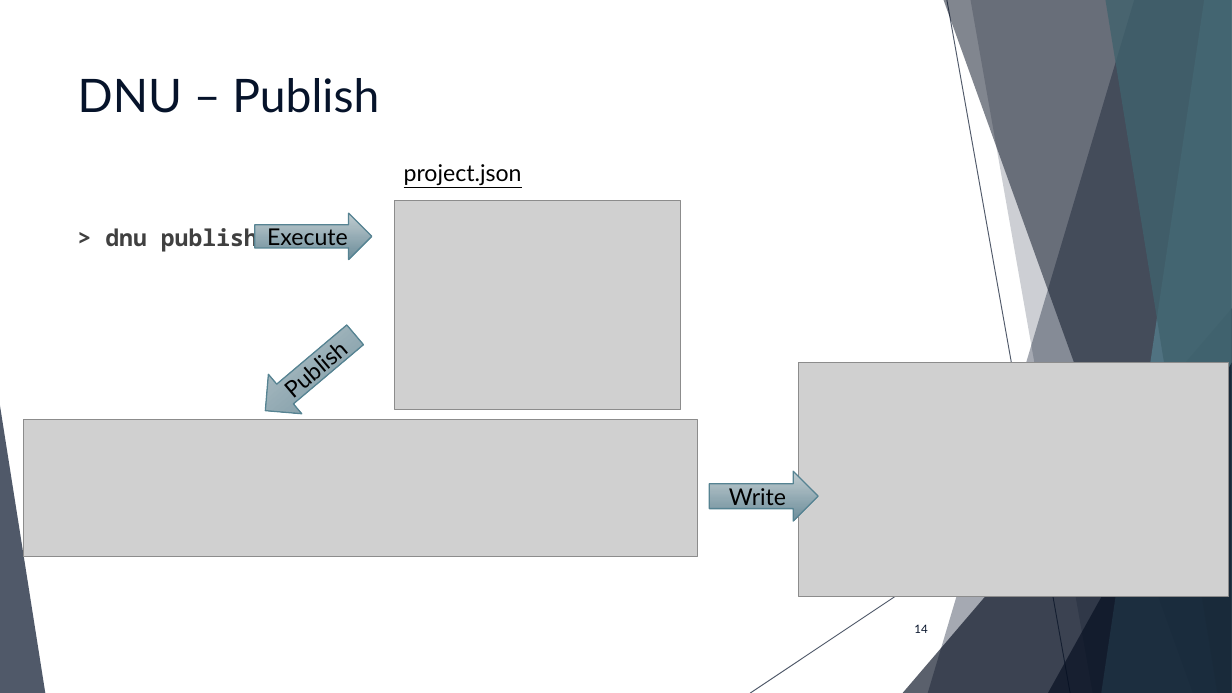
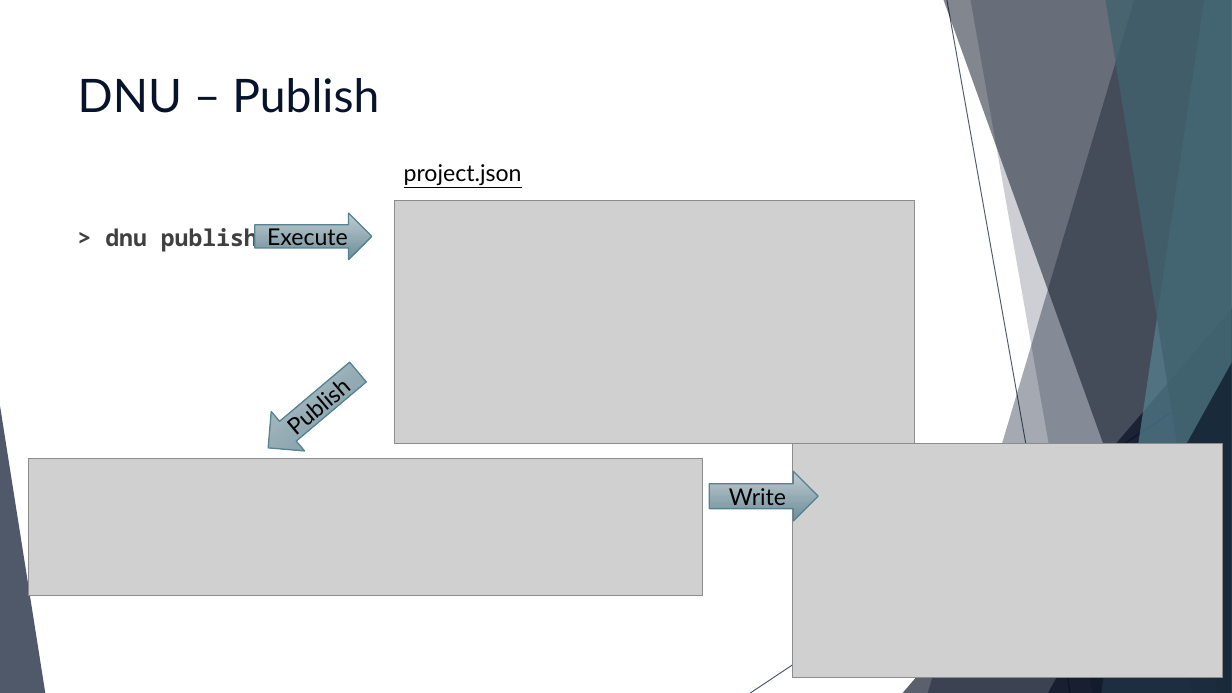
Before and after one commit to scottaddie/slide-decks, a slide deck: slide 14 of Getting Started with ASP.NET 5 in VS Code.pptx. Drawn at 1232x693 pixels with LibreOffice and Linux fonts; fonts in the diff are those of the drawing; grey boxes stand for pictures. Boxes give left, top, right and bottom in pixels: in the first picture for what was removed or moved away, otherwise in the second. Text is boxed around its words. In the diff, an @@ line names an element or a change of style, - is before the commit and + after.

```diff
--- a/Getting Started with ASP.NET 5 in VS Code.pptx
+++ b/Getting Started with ASP.NET 5 in VS Code.pptx
@@ picture: place and size @@
-picture at (395, 201, 681, 410)
+picture at (395, 201, 915, 444)
@@ left arrow "Publish": place and size @@
-left arrow "Publish" at (249, 315, 372, 430)
+left arrow "Publish" at (251, 353, 374, 468)
@@ picture: place and size @@
-picture at (799, 362, 1229, 596)
+picture at (793, 444, 1224, 677)
@@ picture: place and size @@
-picture at (23, 420, 698, 557)
+picture at (29, 458, 703, 596)
@@ page number removed at (914, 624, 927, 633) @@
-14
```
Also in this commit, not shown: 3 other slides changed.
